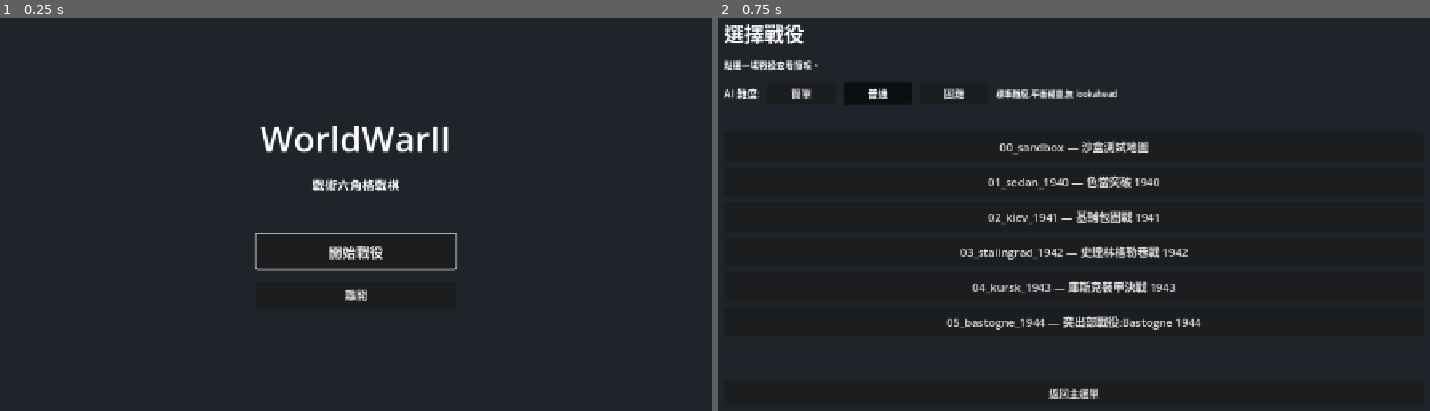
Above: before the commit, frames 1-2 (left to right).
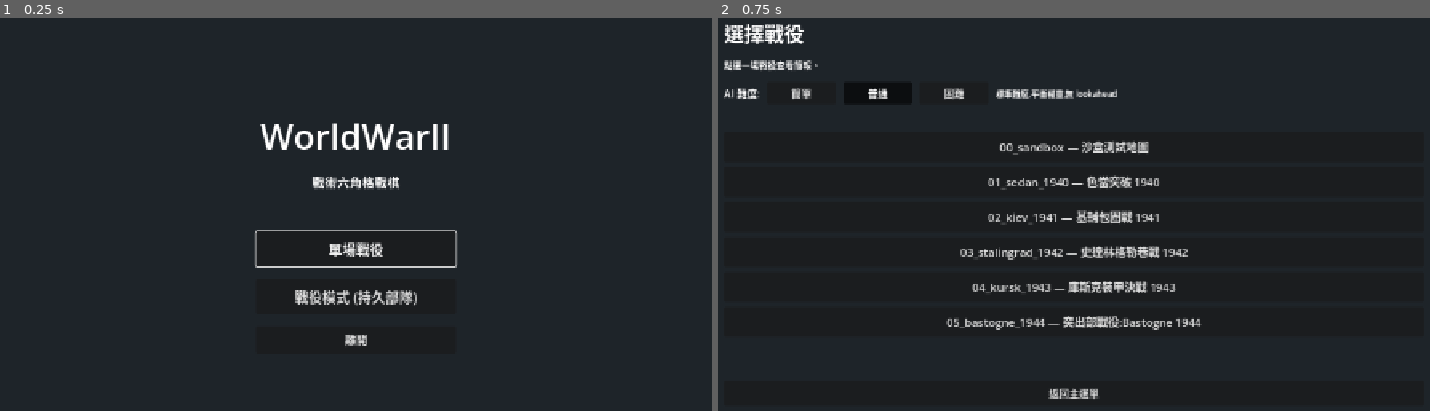
Above: after the commit, the same moments.

Repository: Fischer-Zhang/WorldWarII
Game: Godot game, scene res://scenes/main_menu.tscn
The game is run twice, just before and just after one commit, with the same random seed, the same clock (stepped at 60 frames per second) and the same inputs.
Inputs:
- Up to frame 1 (0.25 s): no input
- Up to frame 2 (0.75 s): click "開始戰役" (after the commit: "單場戰役") at 0.5 s

The runs differ from the first frame. In frame 1, 2.3% of the frame differs, in the area x 35-65%, y 26-84%; in frame 2, nothing differs.

Commit message:
Phase 4: Campaign mode with cross-battle roster persistence
A persistent 5-scenario campaign that snapshots surviving units' xp /
rank / general after each battle, restores them by name at the start of
the next, and tracks completion progress in a single JSON save file.

Main-menu split:
- 「單場戰役」: existing scenario select (one-off battles, no save).
- 「戰役模式 (持久部隊)」: new path that boots into the campaign scene.

New campaign scene (scenes/campaign.tscn + scripts/ui/campaign.gd):
- Lists all 5 scenarios with status markers [✓] / [▶] / [?].
- Shows progress + per-faction veteran count summary.
- "下一場戰役" continues from current progress; "重置進度" wipes the save.

CampaignManager (scripts/scenario/campaign_manager.gd):
- Pure-data persistence layer. Tiny JSON schema:
    { version, progress: int, roster: { faction_id: { name: {xp,rank,general_id} } } }
- Save path: user://campaign_save.json.
- Linear scenario order (Sedan → Kiev → Stalingrad → Kursk → Bastogne).
- complete_scenario(): bumps progress only if scenario id matches the
  next-expected entry; snapshots survivors of every faction.
- apply_roster_to_units(): name-matches saved entries to spawned units
  in the new scenario, restores xp/rank/general_id. Scenario-defined
  general_id wins if present (the narrative anchors stay intact;
  generals don't trade between Sedan-axis and Kursk-axis even though
  they're the same faction).

Battle wiring:
- _ready: if campaign_mode, apply roster after UnitFactory.build.
- _handle_game_over: persist survivors regardless of win/loss, but
  only advance progress on victory. Result panel's Back button
  routes to /campaign instead of /scenario_select when in campaign.

GameState gains campaign_mode bool flag (default false).

84/84 tests still pass; campaign code is additive and gated behind
the new mode flag.

Co-Authored-By: Claude Opus 4.7 (1M context) <noreply@anthropic.com>

Diff:
--- /dev/null
+++ b/scenes/campaign.tscn
@@ -0,0 +1,66 @@
+[gd_scene load_steps=2 format=3 uid="uid://b1ww2campaign001"]
+
+[ext_resource type="Script" path="res://scripts/ui/campaign.gd" id="1_cam"]
+
+[node name="Campaign" type="Control"]
+anchors_preset = 15
+anchor_right = 1.0
+anchor_bottom = 1.0
+script = ExtResource("1_cam")
+
+[node name="Background" type="ColorRect" parent="."]
+anchors_preset = 15
+anchor_right = 1.0
+anchor_bottom = 1.0
+mouse_filter = 2
+color = Color(0.10, 0.12, 0.14, 1)
+
+[node name="Margin" type="MarginContainer" parent="."]
+anchors_preset = 15
+anchor_right = 1.0
+anchor_bottom = 1.0
+theme_override_constants/margin_left = 80
+theme_override_constants/margin_right = 80
+theme_override_constants/margin_top = 50
+theme_override_constants/margin_bottom = 50
+
+[node name="VBox" type="VBoxContainer" parent="Margin"]
+theme_override_constants/separation = 16
+
+[node name="Title" type="Label" parent="Margin/VBox"]
+theme_override_font_sizes/font_size = 32
+text = "戰役模式"
+
+[node name="Hint" type="Label" parent="Margin/VBox"]
+theme_override_font_sizes/font_size = 14
+text = "5 場歷史戰役依時序連打,存活的單位 (XP/階級/將軍配置) 會帶到下一場。"
+
+[node name="Spacer1" type="Control" parent="Margin/VBox"]
+custom_minimum_size = Vector2(0, 12)
+
+[node name="Status" type="Label" parent="Margin/VBox"]
+theme_override_font_sizes/font_size = 18
+text = ""
+
+[node name="List" type="VBoxContainer" parent="Margin/VBox"]
+size_flags_vertical = 3
+theme_override_constants/separation = 6
+
+[node name="Spacer2" type="Control" parent="Margin/VBox"]
+custom_minimum_size = Vector2(0, 12)
+
+[node name="Buttons" type="HBoxContainer" parent="Margin/VBox"]
+theme_override_constants/separation = 12
+
+[node name="ContinueButton" type="Button" parent="Margin/VBox/Buttons"]
+custom_minimum_size = Vector2(220, 44)
+theme_override_font_sizes/font_size = 18
+text = "下一場戰役"
+
+[node name="ResetButton" type="Button" parent="Margin/VBox/Buttons"]
+custom_minimum_size = Vector2(160, 44)
+text = "重置進度"
+
+[node name="BackButton" type="Button" parent="Margin/VBox/Buttons"]
+custom_minimum_size = Vector2(160, 44)
+text = "返回主選單"
--- a/scenes/main_menu.tscn
+++ b/scenes/main_menu.tscn
@@ -44,7 +44,12 @@
 [node name="BeginButton" type="Button" parent="VBox"]
 custom_minimum_size = Vector2(280, 56)
 theme_override_font_sizes/font_size = 22
-text = "開始戰役"
+text = "單場戰役"
+
+[node name="CampaignButton" type="Button" parent="VBox"]
+custom_minimum_size = Vector2(280, 56)
+theme_override_font_sizes/font_size = 22
+text = "戰役模式 (持久部隊)"
 
 [node name="QuitButton" type="Button" parent="VBox"]
 custom_minimum_size = Vector2(280, 44)
--- a/scripts/autoload/game_state.gd
+++ b/scripts/autoload/game_state.gd
@@ -6,6 +6,9 @@
 var current_scenario_id: String = ""
 var last_result: Dictionary = {}
 var difficulty: String = "normal"  # "easy" | "normal" | "hard"
+# Campaign mode: when true, the battle reads/writes campaign_save.json
+# (unit roster carryover, progress advancement on victory).
+var campaign_mode: bool = false
 
 signal scenario_started(scenario_id: String)
 signal scenario_ended(winner: String, summary: Dictionary)
--- a/scripts/battle.gd
+++ b/scripts/battle.gd
@@ -16,6 +16,7 @@
 const TurnManager := preload("res://scripts/turn/turn_manager.gd")
 const VictoryChecker := preload("res://scripts/scenario/victory_checker.gd")
 const ReinforcementSpawner := preload("res://scripts/scenario/reinforcement_spawner.gd")
+const CampaignManager := preload("res://scripts/scenario/campaign_manager.gd")
 const AIController := preload("res://scripts/turn/ai_controller.gd")
 const DamagePopup := preload("res://scripts/ui/damage_popup.gd")
 const UnitFactory := preload("res://scripts/units/unit_factory.gd")
@@ -83,6 +84,12 @@
 		var unit: Unit = u
 		hex_map.register_unit(unit)
 		units.append(unit)
+
+	# Campaign mode: restore each unit's xp/rank/general from the saved roster
+	# (matched by display_name within faction). New units stay fresh.
+	if GameState.campaign_mode:
+		var camp_state := CampaignManager.load_state()
+		CampaignManager.apply_roster_to_units(camp_state, units)
 
 	# Identify the player's faction once; visibility & objective pulse use it.
 	for fid in factions.keys():
@@ -256,9 +263,26 @@
 			break
 	AudioBank.play("victory" if player_won else "defeat")
 	GameState.end_scenario(winner, {"turn": turn_manager.turn_number})
+	# Campaign progression: only advance + persist roster on player victory.
+	# A defeat still saves the survivor snapshot so the player can re-play
+	# the same scenario without losing previously accumulated experience.
+	if GameState.campaign_mode:
+		var camp_state := CampaignManager.load_state()
+		var scenario_id := String(scenario.get("id", ""))
+		var survivors: Array = units.filter(func(u): return u.is_alive())
+		if player_won:
+			CampaignManager.complete_scenario(camp_state, scenario_id, survivors)
+		else:
+			# Defeat: snapshot survivors but don't advance progress.
+			CampaignManager.complete_scenario(camp_state, "__no_advance__", survivors)
+		# Steer the Back button to the campaign scene rather than scenario_select.
+		menu_button.text = "返回戰役地圖"
 
 func _on_menu_button_pressed() -> void:
-	get_tree().change_scene_to_file("res://scenes/scenario_select.tscn")
+	if GameState.campaign_mode:
+		get_tree().change_scene_to_file("res://scenes/campaign.tscn")
+	else:
+		get_tree().change_scene_to_file("res://scenes/scenario_select.tscn")
 
 # ---------- INPUT / STATE MACHINE ----------
 
--- /dev/null
+++ b/scripts/scenario/campaign_manager.gd
@@ -0,0 +1,116 @@
+class_name CampaignManager
+extends RefCounted
+
+# Pure persistence layer for campaign mode. Reads/writes a single JSON file
+# under user:// with a tiny schema:
+#
+# {
+#   "version": 1,
+#   "progress": 0,                              # number of completed scenarios
+#   "roster": {                                 # surviving units per faction
+#     "axis":   { "Pz.IV": { "xp": 3, "rank": 1, "general_id": "guderian" } },
+#     "allies": { ... },
+#     "soviet": { ... }
+#   }
+# }
+#
+# Fixed chronological campaign order — scenarios are progressed linearly.
+
+const SAVE_PATH := "user://campaign_save.json"
+const SCENARIO_ORDER := [
+	"01_sedan_1940",
+	"02_kiev_1941",
+	"03_stalingrad_1942",
+	"04_kursk_1943",
+	"05_bastogne_1944",
+]
+const VERSION := 1
+
+static func load_state() -> Dictionary:
+	if not FileAccess.file_exists(SAVE_PATH):
+		return _empty_state()
+	var f := FileAccess.open(SAVE_PATH, FileAccess.READ)
+	if f == null:
+		return _empty_state()
+	var text := f.get_as_text()
+	f.close()
+	var parsed: Variant = JSON.parse_string(text)
+	if typeof(parsed) != TYPE_DICTIONARY:
+		return _empty_state()
+	# Normalise missing keys for forward compat.
+	var d: Dictionary = parsed
+	if not d.has("version"):
+		d["version"] = VERSION
+	if not d.has("progress"):
+		d["progress"] = 0
+	if not d.has("roster"):
+		d["roster"] = {}
+	return d
+
+static func save_state(state: Dictionary) -> void:
+	var f := FileAccess.open(SAVE_PATH, FileAccess.WRITE)
+	if f == null:
+		push_error("CampaignManager: could not open %s for write" % SAVE_PATH)
+		return
+	f.store_string(JSON.stringify(state, "\t"))
+	f.close()
+
+static func reset() -> void:
+	if FileAccess.file_exists(SAVE_PATH):
+		DirAccess.remove_absolute(ProjectSettings.globalize_path(SAVE_PATH))
+
+static func _empty_state() -> Dictionary:
+	return {"version": VERSION, "progress": 0, "roster": {}}
+
+static func is_complete(state: Dictionary) -> bool:
+	return int(state.get("progress", 0)) >= SCENARIO_ORDER.size()
+
+static func current_scenario_id(state: Dictionary) -> String:
+	var p: int = int(state.get("progress", 0))
+	if p >= SCENARIO_ORDER.size():
+		return ""
+	return SCENARIO_ORDER[p]
+
+static func complete_scenario(state: Dictionary, scenario_id: String, surviving_units: Array) -> void:
+	# Bump progress if this completion is in order. Snapshot survivors of
+	# every faction into the roster (matched by display_name across runs).
+	var expected_id: String = current_scenario_id(state)
+	if expected_id == scenario_id:
+		state["progress"] = int(state.get("progress", 0)) + 1
+	# Snapshot surviving units — keyed by display_name to support re-runs.
+	var roster: Dictionary = state.get("roster", {})
+	for u in surviving_units:
+		var unit = u
+		if unit == null or not unit.is_alive():
+			continue
+		var fid := String(unit.faction_id)
+		if not roster.has(fid):
+			roster[fid] = {}
+		roster[fid][String(unit.display_name)] = {
+			"xp": int(unit.xp),
+			"rank": int(unit.rank),
+			"general_id": String(unit.general_id),
+		}
+	state["roster"] = roster
+	save_state(state)
+
+static func apply_roster_to_units(state: Dictionary, units: Array) -> void:
+	# For each unit, if its display_name matches an entry in the saved
+	# roster (for that faction), restore xp / rank / general_id. Units
+	# new to this scenario (no roster entry) start fresh.
+	var roster: Dictionary = state.get("roster", {})
+	for u in units:
+		var unit = u
+		if unit == null:
+			continue
+		var faction_roster: Dictionary = roster.get(String(unit.faction_id), {})
+		var saved: Dictionary = faction_roster.get(String(unit.display_name), {})
+		if saved.is_empty():
+			continue
+		unit.xp = int(saved.get("xp", 0))
+		unit.rank = int(saved.get("rank", 0))
+		# Only restore general_id if the scenario didn't already assign one
+		# (scenario assignments take precedence — they encode the narrative).
+		if unit.general_id == "":
+			unit.general_id = String(saved.get("general_id", ""))
+		unit.queue_redraw()
--- /dev/null
+++ b/scripts/ui/campaign.gd
@@ -0,0 +1,74 @@
+extends Control
+
+const CampaignManager := preload("res://scripts/scenario/campaign_manager.gd")
+
+@onready var list: VBoxContainer = $Margin/VBox/List
+@onready var status_label: Label = $Margin/VBox/Status
+@onready var continue_button: Button = $Margin/VBox/Buttons/ContinueButton
+@onready var reset_button: Button = $Margin/VBox/Buttons/ResetButton
+@onready var back_button: Button = $Margin/VBox/Buttons/BackButton
+
+var state: Dictionary = {}
+
+func _ready() -> void:
+	state = CampaignManager.load_state()
+	_rebuild_list()
+	continue_button.pressed.connect(_on_continue_pressed)
+	reset_button.pressed.connect(_on_reset_pressed)
+	back_button.pressed.connect(_on_back_pressed)
+
+func _rebuild_list() -> void:
+	for child in list.get_children():
+		child.queue_free()
+	var progress: int = int(state.get("progress", 0))
+	var ordered := CampaignManager.SCENARIO_ORDER
+	for i in range(ordered.size()):
+		var sid: String = ordered[i]
+		var scenario: Dictionary = DataLoader.get_scenario(sid)
+		var title := String(scenario.get("title", sid))
+		var label := Label.new()
+		label.add_theme_font_size_override("font_size", 18)
+		var prefix := "[?]"
+		var color := Color(0.6, 0.6, 0.6)
+		if i < progress:
+			prefix = "[✓]"
+			color = Color(0.5, 0.85, 0.5)
+		elif i == progress:
+			prefix = "[▶]"
+			color = Color(1.0, 0.85, 0.3)
+		label.add_theme_color_override("font_color", color)
+		label.text = "%s  %s — %s" % [prefix, sid, title]
+		list.add_child(label)
+	var roster: Dictionary = state.get("roster", {})
+	var roster_summary: Array[String] = []
+	for fid in roster.keys():
+		var roster_for_faction: Dictionary = roster[fid]
+		roster_summary.append("%s %d 名老兵" % [fid, roster_for_faction.size()])
+	if CampaignManager.is_complete(state):
+		status_label.text = "戰役全通!可重置重新開始。"
+		continue_button.text = "已完成"
+		continue_button.disabled = true
+	else:
+		status_label.text = "進度 %d / %d  ·  %s" % [
+			progress, ordered.size(),
+			"  ".join(roster_summary) if not roster_summary.is_empty() else "尚無老兵",
+		]
+		continue_button.text = "下一場戰役" if progress > 0 else "開始戰役"
+		continue_button.disabled = false
+
+func _on_continue_pressed() -> void:
+	var sid := CampaignManager.current_scenario_id(state)
+	if sid == "":
+		return
+	GameState.current_scenario_id = sid
+	GameState.campaign_mode = true
+	get_tree().change_scene_to_file("res://scenes/briefing.tscn")
+
+func _on_reset_pressed() -> void:
+	CampaignManager.reset()
+	state = CampaignManager.load_state()
+	_rebuild_list()
+
+func _on_back_pressed() -> void:
+	GameState.campaign_mode = false
+	get_tree().change_scene_to_file("res://scenes/main_menu.tscn")
--- a/scripts/ui/main_menu.gd
+++ b/scripts/ui/main_menu.gd
@@ -1,15 +1,22 @@
 extends Control
 
 @onready var begin_button: Button = $VBox/BeginButton
+@onready var campaign_button: Button = $VBox/CampaignButton
 @onready var quit_button: Button = $VBox/QuitButton
 
 func _ready() -> void:
 	begin_button.pressed.connect(_on_begin_pressed)
+	campaign_button.pressed.connect(_on_campaign_pressed)
 	quit_button.pressed.connect(_on_quit_pressed)
 	begin_button.grab_focus()
 
 func _on_begin_pressed() -> void:
+	GameState.campaign_mode = false
 	get_tree().change_scene_to_file("res://scenes/scenario_select.tscn")
+
+func _on_campaign_pressed() -> void:
+	GameState.campaign_mode = true
+	get_tree().change_scene_to_file("res://scenes/campaign.tscn")
 
 func _on_quit_pressed() -> void:
 	get_tree().quit()
Not shown, changed: docs/progress/balance_report.md
Not shown, changed: docs/progress/scenario_balance_report.md
